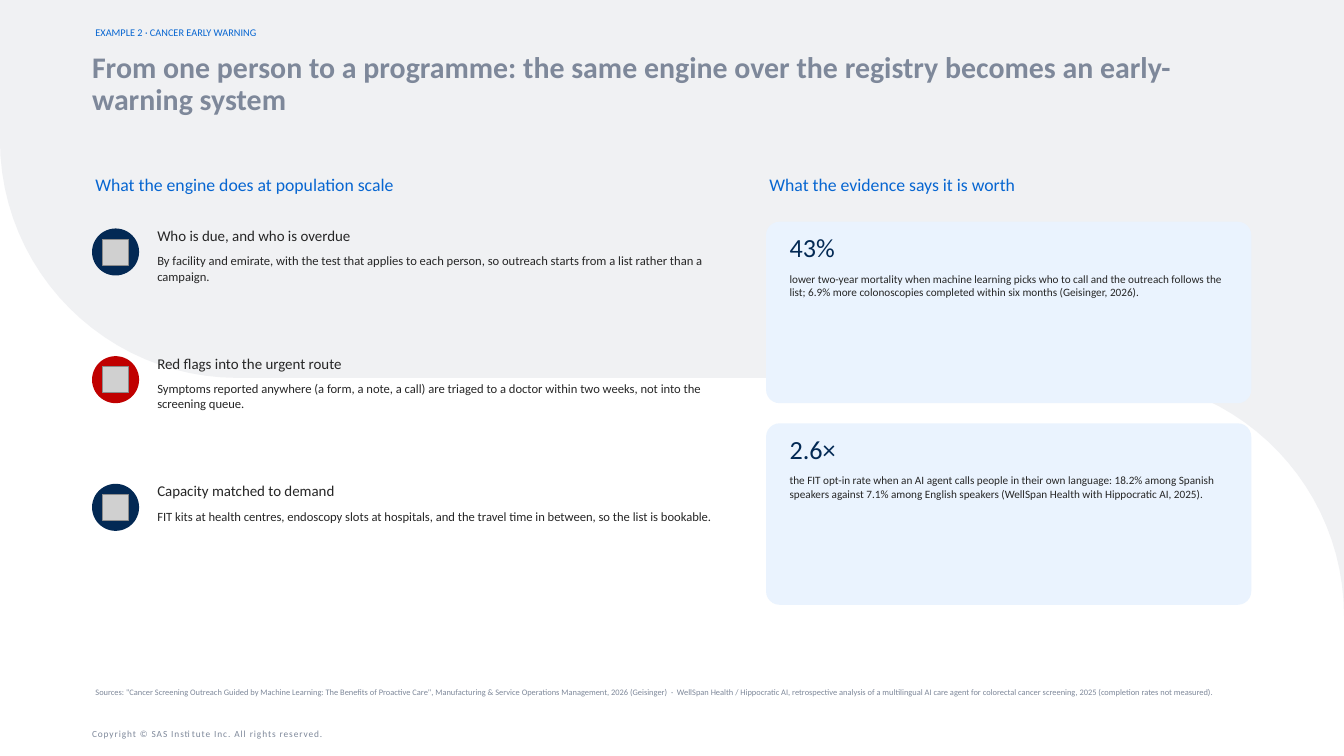
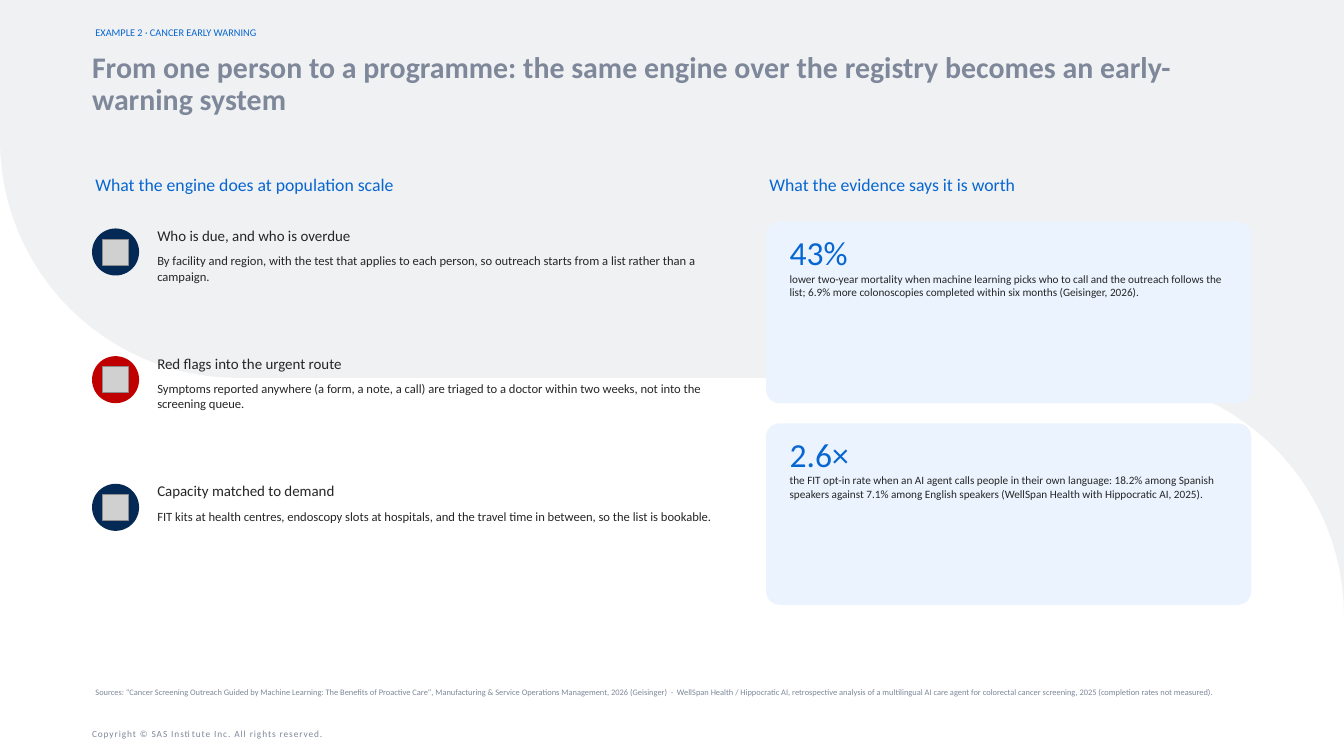
Before and after one commit to raedaldweik/Agentic-Bootcamp, a slide deck: slide 18 of Hackathon/Live_Demo_RWE_in_Action_with_Agentic_AI/RWE_in_Action_with_Agentic_AI.pptx. Drawn at 1344x756 pixels with LibreOffice and Linux fonts; fonts in the diff are those of the drawing; grey boxes stand for pictures. Boxes give left, top, right and bottom in pixels: in the first picture for what was removed or moved away, otherwise in the second. Text is boxed around its words. In the diff, an @@ line names an element or a change of style, - is before the commit and + after.

```diff
--- a/Hackathon/Live_Demo_RWE_in_Action_with_Agentic_AI/RWE_in_Action_with_Agentic_AI.pptx
+++ b/Hackathon/Live_Demo_RWE_in_Action_with_Agentic_AI/RWE_in_Action_with_Agentic_AI.pptx
@@ text "43%" at [790,242,848,266]: size 28 to 36 pt, text colour #032954 to #0766D1 @@
@@ text at [157,256,695,283]: text changed @@
-By facility and emirate, with the test that applies to each person, so outreach starts from a list rather than a campaign.
+By facility and region, with the test that applies to each person, so outreach starts from a list rather than a campaign.
@@ text "2.6×" at [790,444,849,468]: size 28 to 36 pt, text colour #032954 to #0766D1 @@
```
Also in this commit, not shown: 17 other slides changed, 1 slide added, 1 slide removed, 30 other files.
